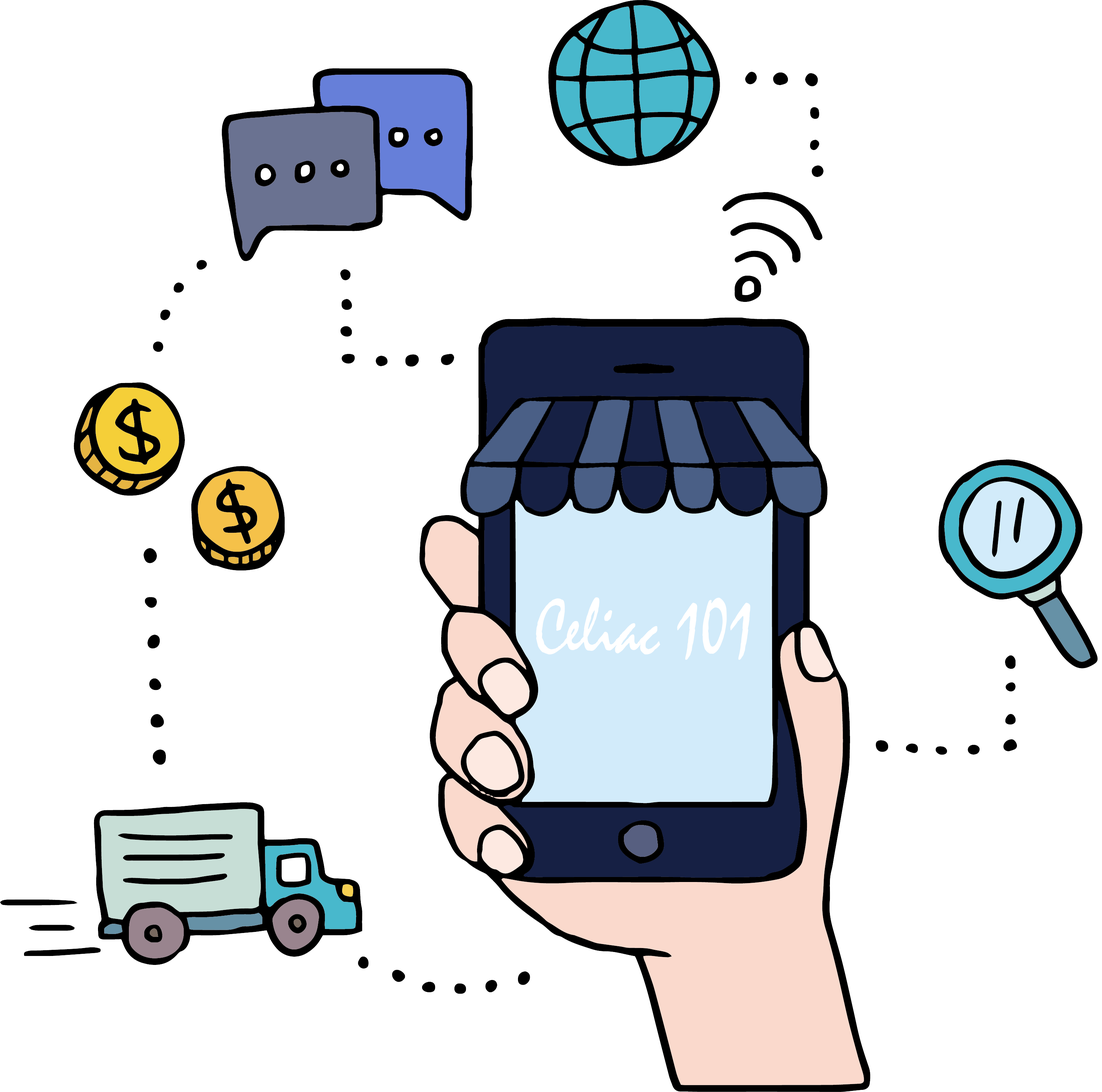
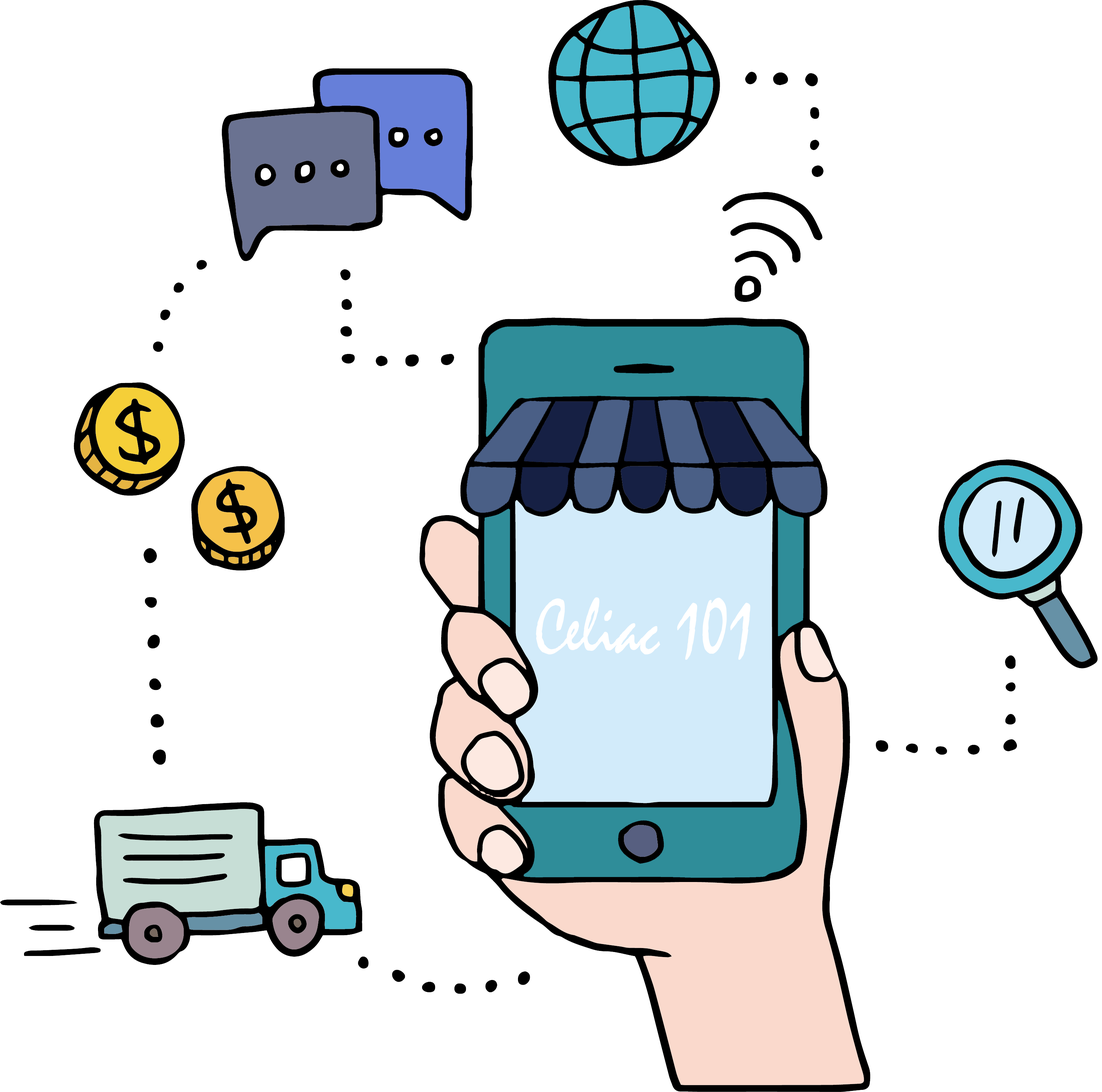
Revision of a layered (1102, 1092) image; what changed, layer by layer:
painted on "Calque 1" over left=484, top=324, right=805, bottom=879
